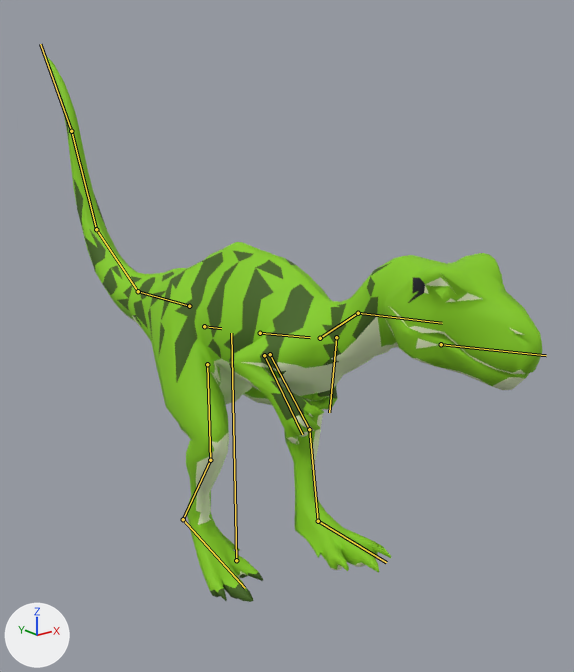
The glTF model packages/client/public/models/raptor.glb, before and after one commit.
Camera for both pictures: a 50 mm camera at (-1.56, -2.26, 1.97) aimed at (0.28, 0.03, 1.06). Arrows for +X, +Y and +Z are at lower left; the lights stay in place. The older version comes first. Both versions are drawn at frame 6 of the action 'run'; the numbers are the values there. The bones that bend it are drawn over the model as lines.

The first picture shows 'raptor'.
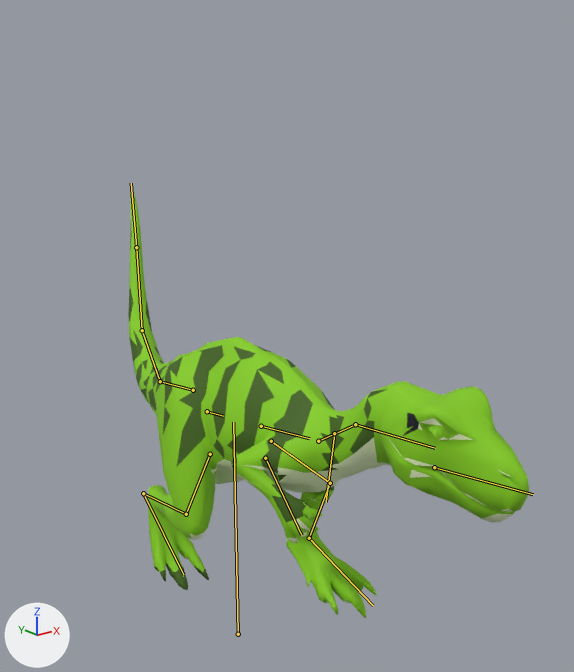
What differs and where, as boxes (x1, y1, x2, y2) in the pictures (574 x 672 px):
'raptor', posed (19% narrower, 22% shorter)
    before: (44, 54, 542, 602)
    after: (128, 190, 529, 618)
bone 'root', root to tip
    before: (236, 560) to (231, 333)
    after: (238, 634) to (233, 422)
bone 'tail.1', root to tip
    before: (189, 306) to (138, 291)
    after: (193, 390) to (160, 381)
bone 'tail.2', root to tip
    before: (138, 291) to (96, 229)
    after: (160, 381) to (142, 330)
bone 'tail.3', root to tip
    before: (96, 229) to (71, 131)
    after: (142, 330) to (136, 247)
bone 'thigh.L', root to tip
    before: (207, 364) to (210, 460)
    after: (210, 454) to (186, 514)
bone 'shin.L', root to tip
    before: (210, 460) to (183, 519)
    after: (186, 514) to (143, 493)
bone 'foot.L', root to tip
    before: (183, 519) to (245, 588)
    after: (143, 493) to (183, 574)
bone 'thigh.R', root to tip
    before: (270, 354) to (309, 429)
    after: (271, 441) to (330, 483)
bone 'shin.R', root to tip
    before: (309, 429) to (318, 521)
    after: (330, 483) to (309, 538)
bone 'foot.R', root to tip
    before: (318, 521) to (386, 562)
    after: (309, 538) to (373, 605)

The change in detail:
Bone 'root' (bone_root) moves from (0.0, 0.191, 0.0) to (0.0, -0.154, 0.0).
Bone 'tail.1' (bone_tail_1) turns from (-11, 0, 0) to (0, 0, 10) degrees about its own x, y and z.
Bone 'tail.2' (bone_tail_2) turns from (-4, 0, 0) to (0, 0, 9) degrees about its own x, y and z.
Bone 'tail.3' (bone_tail_3) turns from (-2, 0, 0) to (0, 0, 6) degrees about its own x, y and z.
Bone 'thigh.L' (bone_thigh_l) turns from (25, 0, 0) to (-12, 0, 0) degrees about its own x, y and z.
Bone 'shin.L' (bone_shin_l) turns from (-3, 0, 0) to (-14, 0, 0) degrees about its own x, y and z.
Bone 'foot.L' (bone_foot_l) turns from (0, 0, 0) to (21, 0, -1) degrees about its own x, y and z.
Bone 'thigh.R' (bone_thigh_r) turns from (25, 0, 0) to (66, 0, 0) degrees about its own x, y and z.
Bone 'shin.R' (bone_shin_r) turns from (-3, 0, 0) to (-77, 0, 0) degrees about its own x, y and z.
Bone 'foot.R' (bone_foot_r) turns from (0, 0, 0) to (13, 0, 0) degrees about its own x, y and z.
